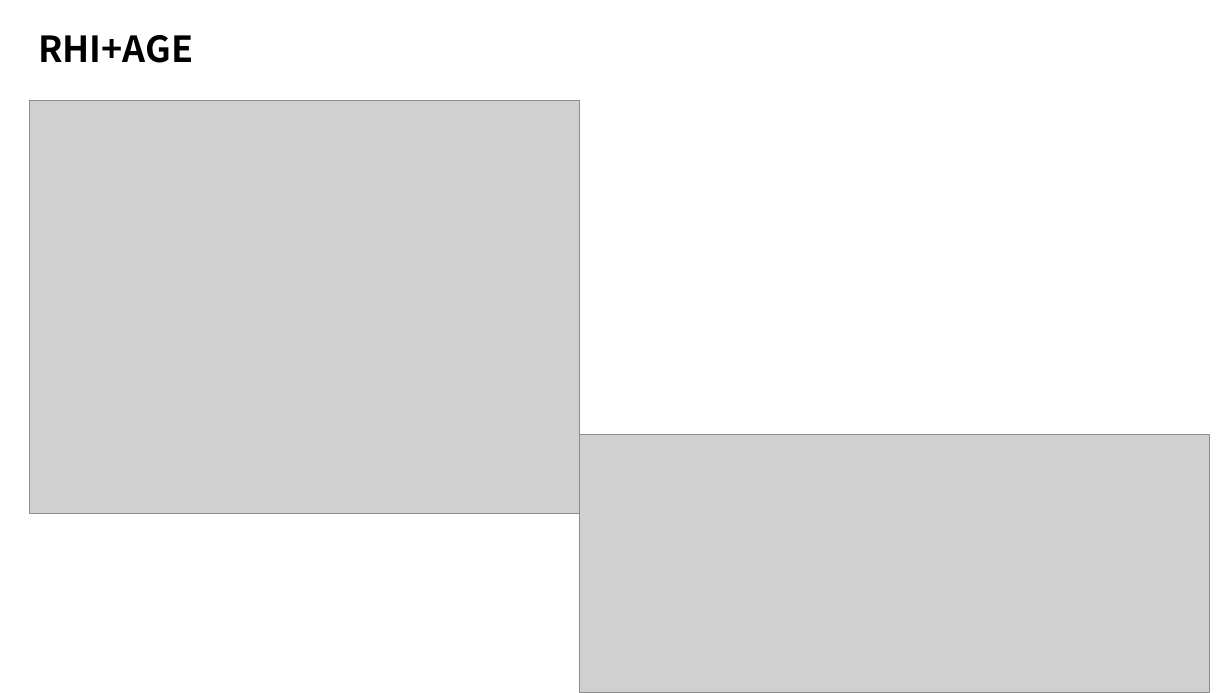
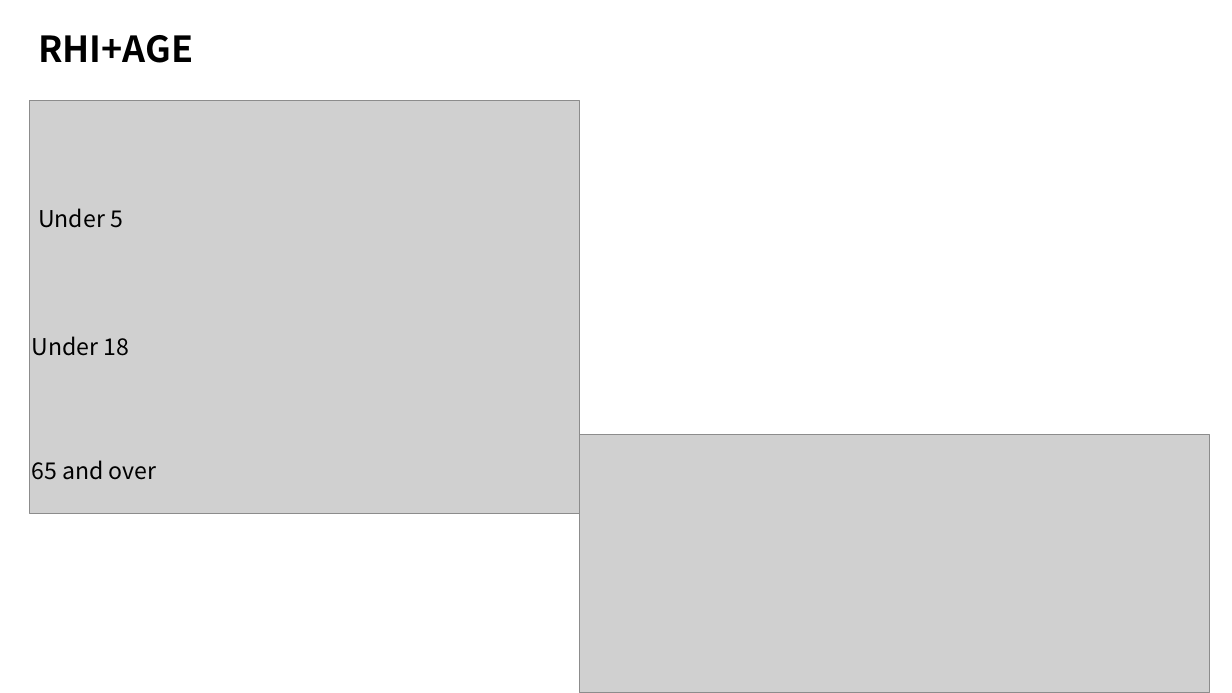
Before and after one commit to Radominic/BusinessAnalytics, a slide deck: slide 4 of week6_assignment.pptx. Drawn at 1232x693 pixels with LibreOffice and Linux fonts; fonts in the diff are those of the drawing; grey boxes stand for pictures. Boxes give left, top, right and bottom in pixels: in the first picture for what was removed or moved away, otherwise in the second. Text is boxed around its words. In the diff, an @@ line names an element or a change of style, - is before the commit and + after.

```diff
--- a/week6_assignment.pptx
+++ b/week6_assignment.pptx
@@ text added at [38,208,123,228], 18 pt, text #000000 @@
+Under 5
@@ text added at [32,336,130,356], 18 pt, text #000000 @@
+Under 18
@@ text added at [32,460,157,480], 18 pt, text #000000 @@
+65 and over
```
Also in this commit, not shown: 2 other slides changed, 1 slide added, 1 slide removed.
